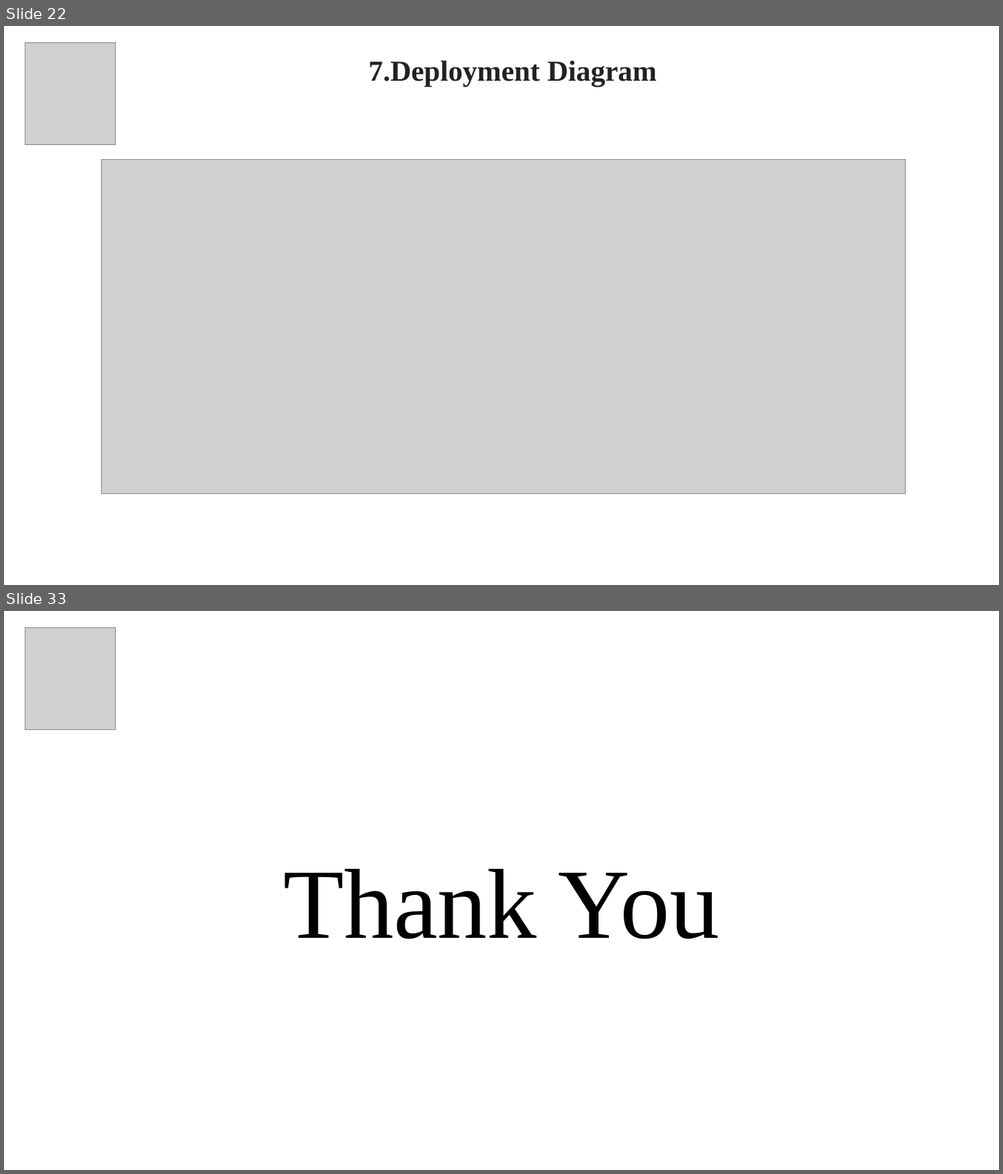
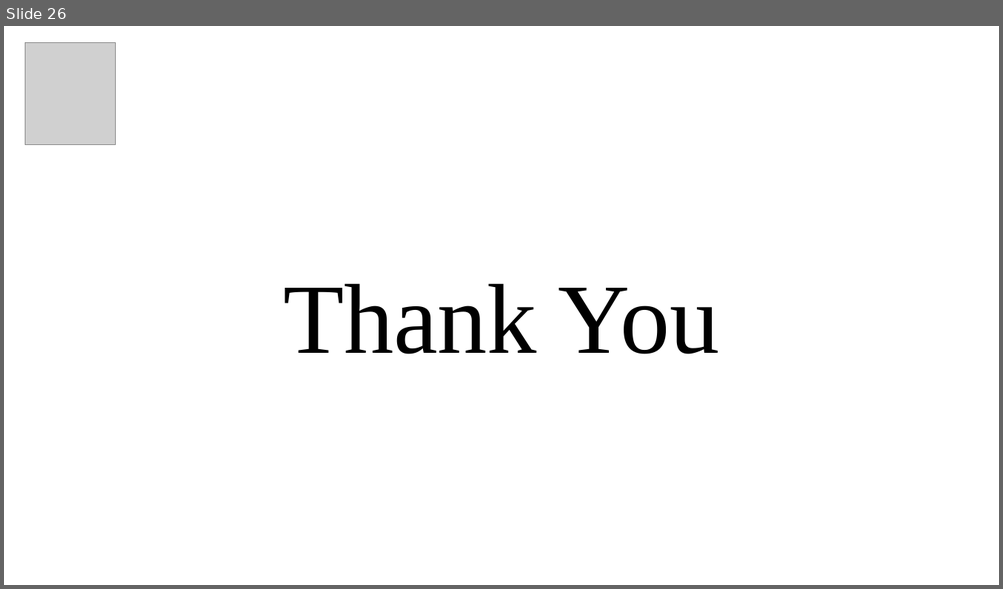
Before and after one commit to yuvaakhil/TrustAgent, a slide deck: Docs/TrustAgent.pptx. Shown one above the other, each under a label of ours: slides 22 and 33 before the commit, slide 26 after it; the slides between them are not shown. The pictures are 1003x1174 and 1003x589 pixels, drawn with LibreOffice and Linux fonts; fonts in the diff are those of the drawing; grey boxes stand for pictures. Boxes give left, top, right and bottom in pixels: in the first picture for what was removed or moved away, otherwise in the second. Text is boxed around its words. In the diff, an @@ line names an element or a change of style, - is before the commit and + after.

```diff
--- a/Docs/TrustAgent.pptx
+++ b/Docs/TrustAgent.pptx
@@ slide 22 removed at (4,26,999,585), background #FFFFFF @@
@@ picture removed at (25,42,115,144) @@
@@ title removed at (368,60,657,87) @@
-7.Deployment Diagram
@@ picture removed at (102,159,906,494) @@
@@ what was slide 33 is now slide 26 @@
```
Also in this commit, not shown: 14 slides changed, 3 slides added, 9 other slides removed, 9 other files.
